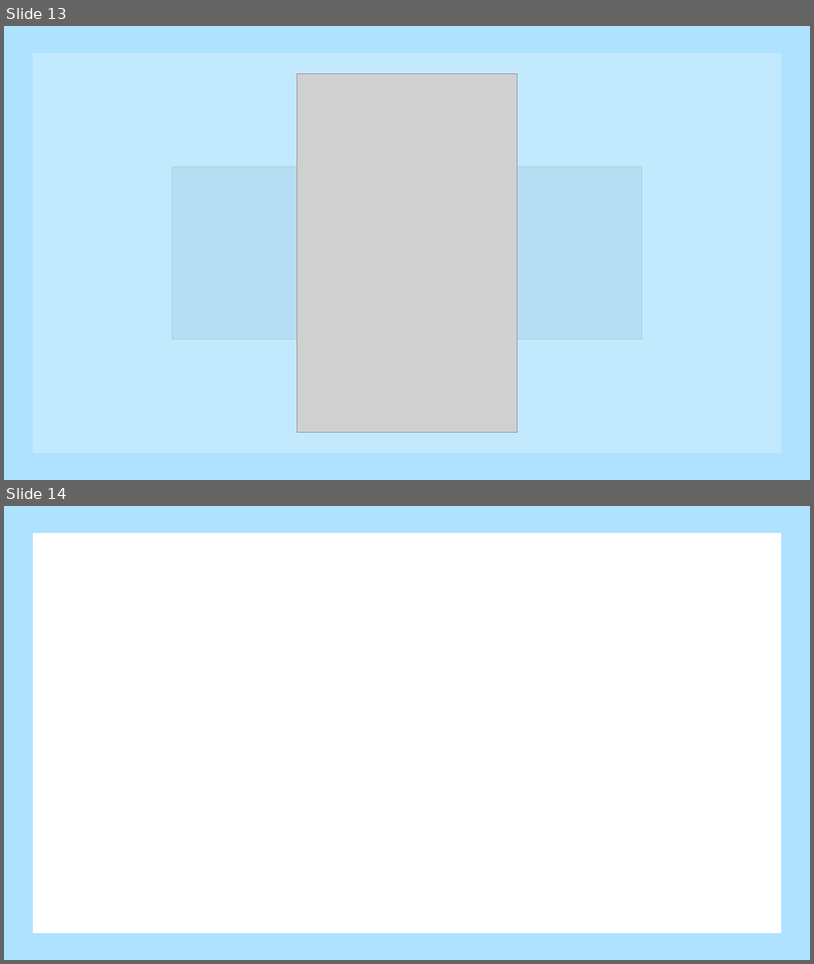
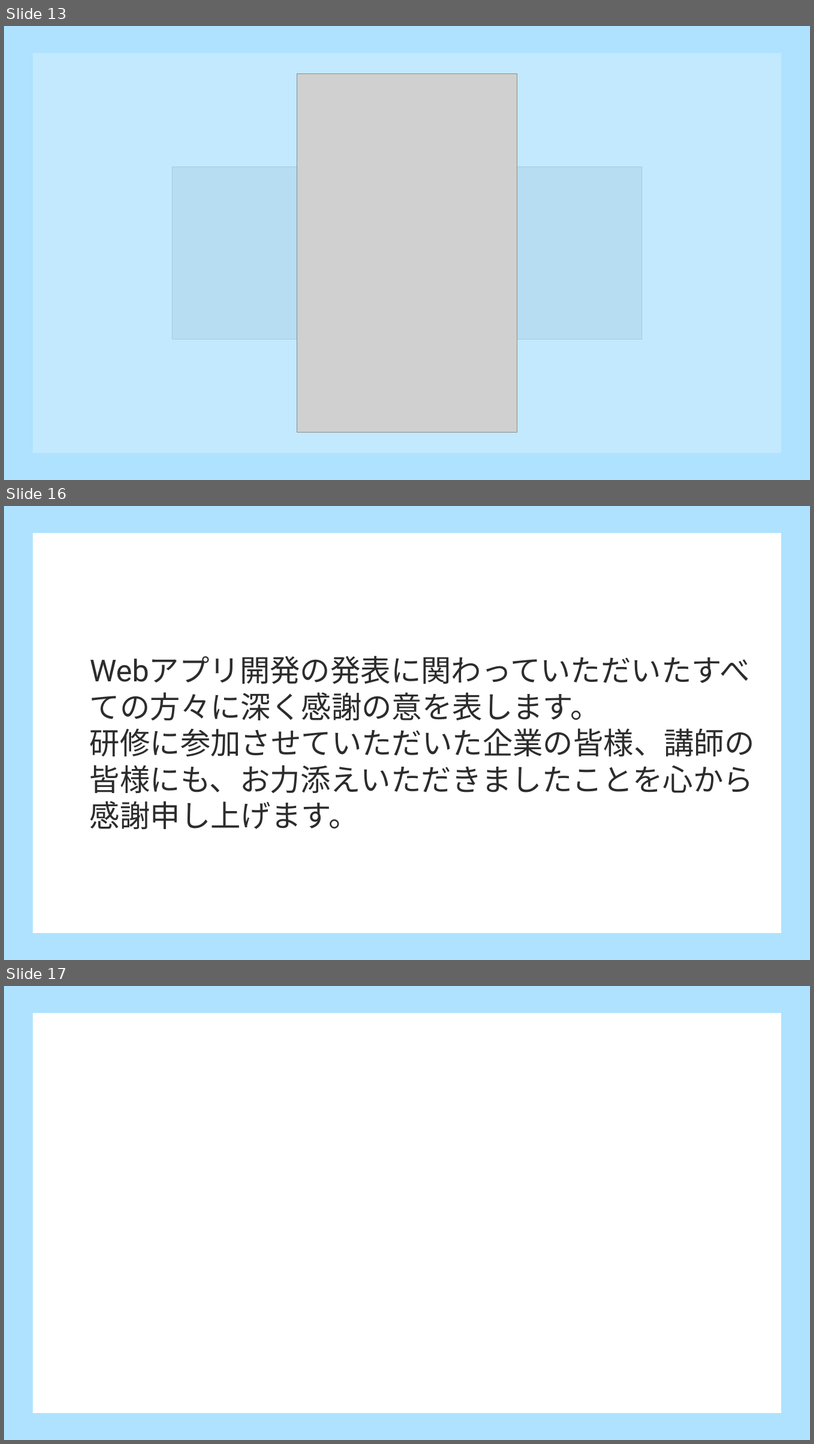
Before and after one commit to dojo2023/D-1, a slide deck: doc/発表資料.pptx. Shown one above the other, each under a label of ours: slides 13 and 14 before the commit, slides 13, 16 and 17 after it; the slides between them are not shown. The pictures are 814x964 and 814x1444 pixels, drawn with LibreOffice and Linux fonts; fonts in the diff are those of the drawing; grey boxes stand for pictures. Boxes give left, top, right and bottom in pixels: in the first picture for what was removed or moved away, otherwise in the second. Text is boxed around its words. In the diff, an @@ line names an element or a change of style, - is before the commit and + after.

```diff
--- a/doc/発表資料.pptx
+++ b/doc/発表資料.pptx
@@ slide 16 added at (4, 506, 810, 960), background #AEE2FF @@
@@ rectangle added at (33, 532, 782, 933), fill #FFFFFF, 18 pt, text #FFFFFF @@
+Webアプリ開発の発表に関わっていただいたすべての方々に深く感謝の意を表します。特に、研修に参加させていただいた企業の皆様には、ご協力とお気遣いに心から感謝申し上げます。
@@ text added at (40, 717, 774, 829), 36 pt, text #2C2C2C @@
+Webアプリ開発の発表に関わっていただいたすべての方々に深く感謝の意を表します。
+研修に参加させていただいた企業の皆様、講師の皆様にも、お力添えいただきましたことを心から感謝申し上げます。
@@ what was slide 14 is now slide 17 @@
```
Also in this commit, not shown: 3 other slides added, 1 other file.
